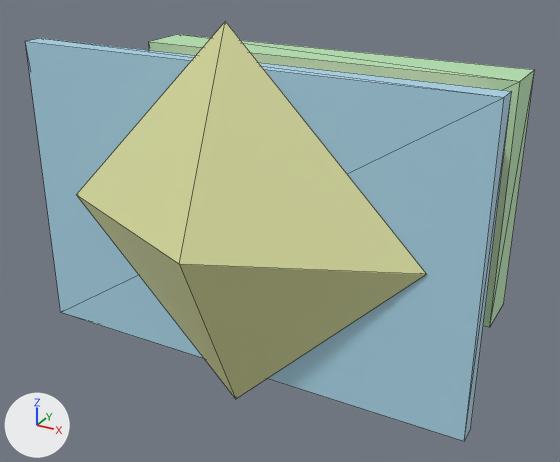
The glTF model public/studio/v2.15.0/d_hanok/model.glb: old version first, new version second.
Both versions are drawn from a 50 mm camera at (3.05, -6.65, 2.46) aimed at (0.13, -1.33, -0.2). The lights are fixed; the arrows at lower left show +X, +Y and +Z. The picture after the commit comes second. Mesh edges are drawn as thin lines. Where no turn or scale is listed for an object, it has been applied to the vertices.

Names of what the first picture shows: 'part0', 'part2', 'part3'.
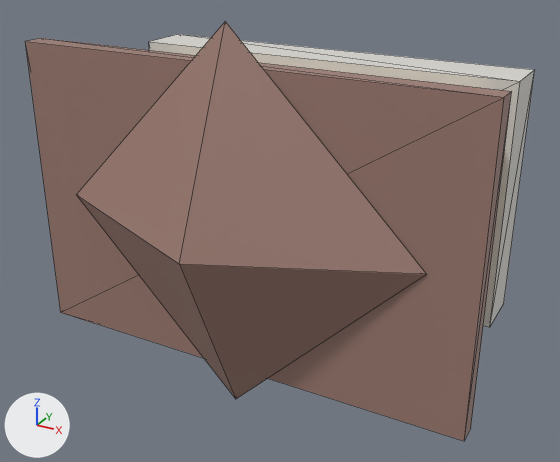
Changed parts and their boxes (x1, y1, x2, y2) in the pictures (560 x 462 px):
part 1 of me_geometry_0, recoloured
    both: (149, 34, 534, 327)
part 2 of me_geometry_2, recoloured (blue to brown)
    both: (25, 38, 512, 441)
part 3 of me_geometry_3, recoloured (beige to brown)
    both: (76, 21, 427, 399)

The change, as a list of edits to the scene's bpy script:
```text
Change me_geometry_0:
    where me_geometry_0.from_pydata(...)  # 8 vertices, 12 faces; spans x -1.8..1.8, y -0.5..0.0, z -1.1..1.1
    used by ob_part0; location = (0.0, 0.0, 0.0)
    me_geometry_0 part 1: 12 faces centred in x -1.8..1.8, y -0.5..0.0, z -1.1..1.1 are repainted in the vertex colours; the middle colour goes from green #b9e7b4 to light grey #dcdad4
Change me_geometry_2:
    where me_geometry_2.from_pydata(...)  # 8 vertices, 12 faces; spans x -2.0..2.0, y -1.89..-1.71, z -1.3..1.3
    used by ob_part2; location = (0.0, 0.0, 0.0)
    me_geometry_2 part 2: 12 faces centred in x -2.0..2.0, y -1.89..-1.71, z -1.3..1.3 are repainted in the vertex colours; the middle colour goes from blue #add9ec to brown #9d7c72
Change me_geometry_3:
    where me_geometry_3.from_pydata(...)  # 6 vertices, 8 faces; spans x -1.61..1.61, y -2.6..-1.9, z -1.61..1.61
    used by ob_part3; location = (0.0, 0.0, 0.0)
    me_geometry_3 part 3: 8 faces centred in x -0.54..0.54, y -2.13..-1.9, z -0.54..0.54 are repainted in the vertex colours; the middle colour goes from beige #e0e3a3 to brown #9d7c72
```
